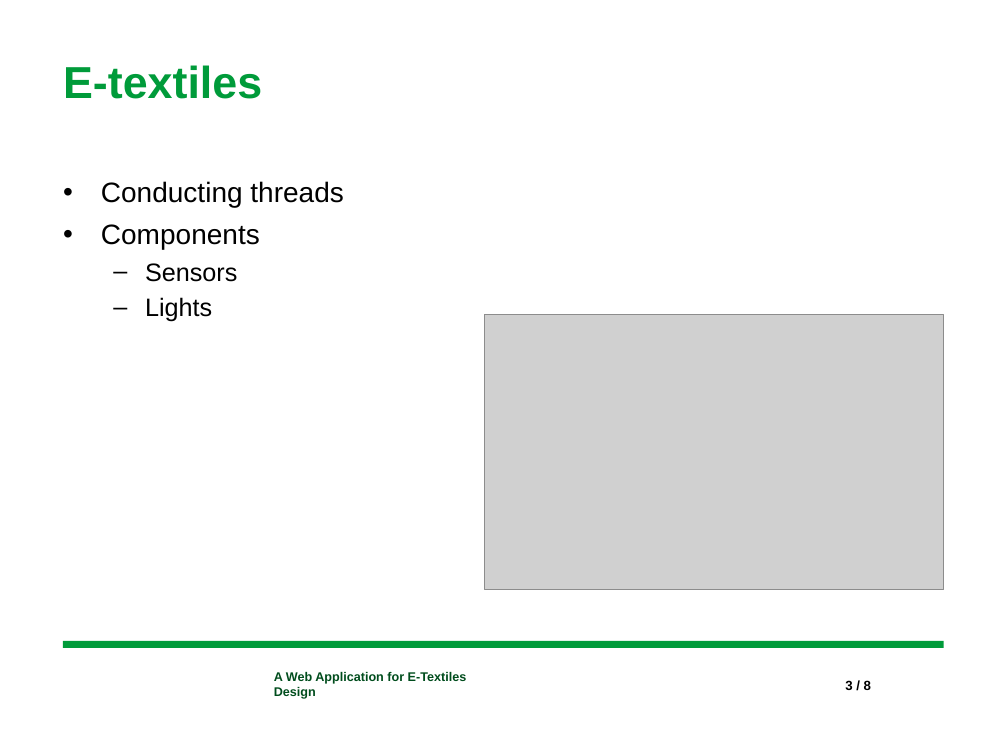
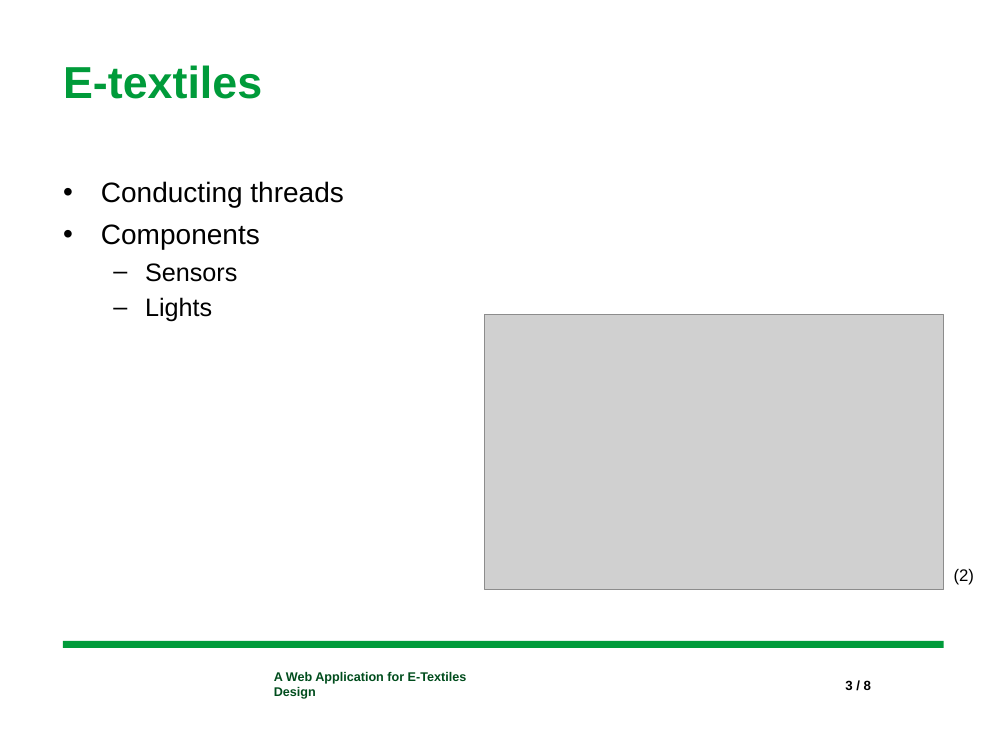
Before and after one commit to ropsutius/Webtool, a slide deck: slide 3 of documents/Bachelors-Slides.pptx. Drawn at 1008x756 pixels with LibreOffice and Linux fonts; fonts in the diff are those of the drawing; grey boxes stand for pictures; background and template pictures are left out. Boxes give left, top, right and bottom in pixels: in the first picture for what was removed or moved away, otherwise in the second. Text is boxed around its words. In the diff, an @@ line names an element or a change of style, - is before the commit and + after.

```diff
--- a/documents/Bachelors-Slides.pptx
+++ b/documents/Bachelors-Slides.pptx
@@ text added at [954,569,974,585], 12 pt, text #000000 @@
+(2)
```
Also in this commit, not shown: 2 other slides changed, 1 slide added, 9 other files.
